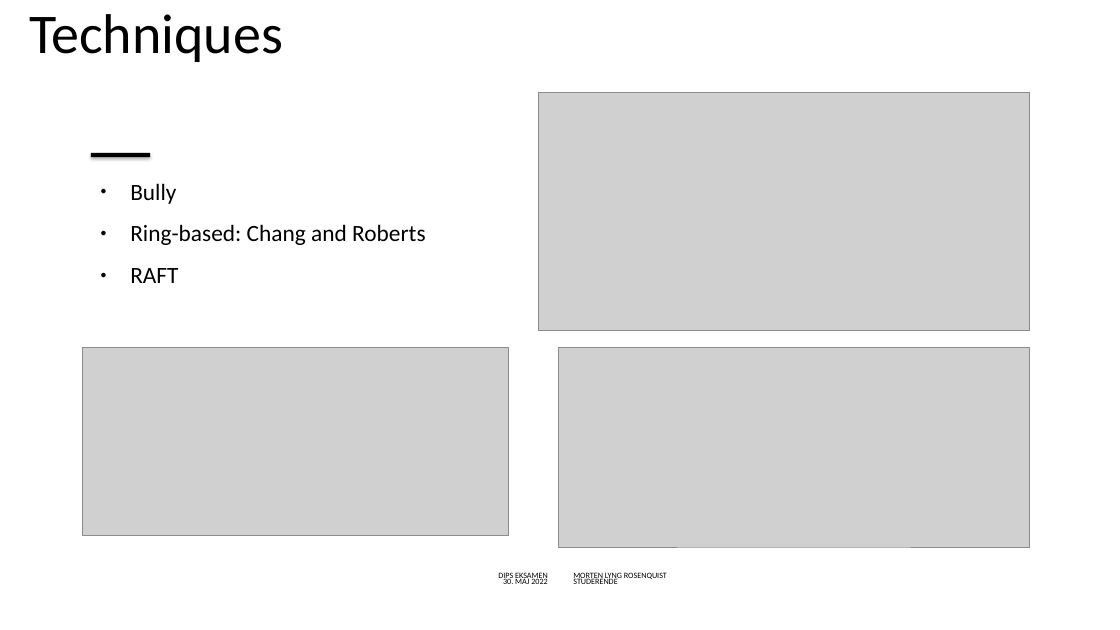
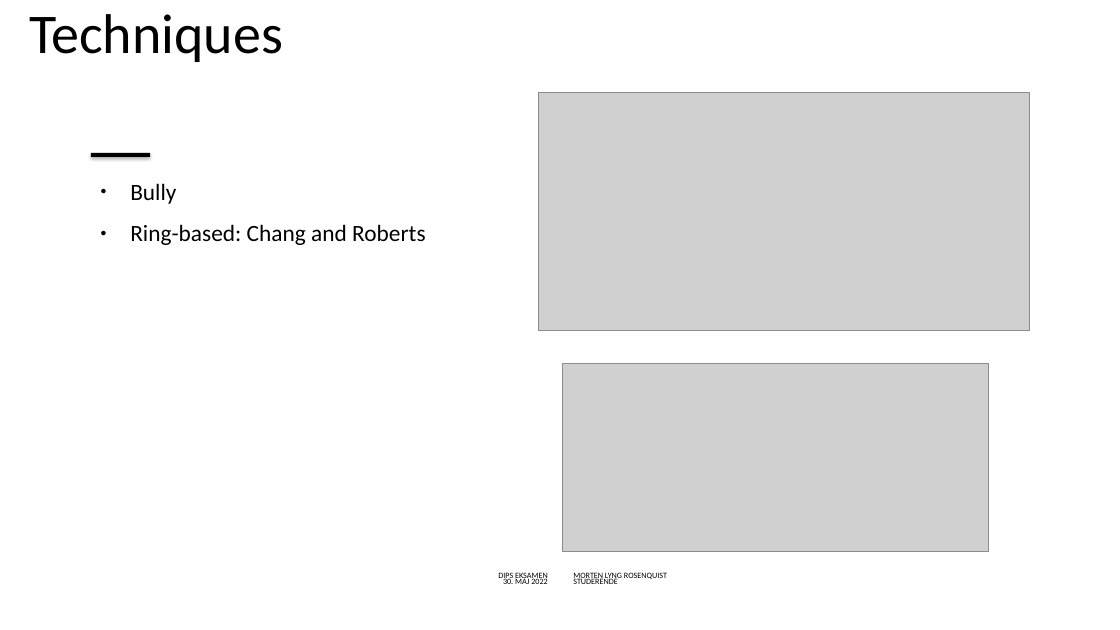
Before and after one commit to mlRosenquist/au-mlr-distributed-and-pervasive-systems, a slide deck: slide 9 of Præsentation.pptx. Drawn at 1120x630 pixels with LibreOffice and Linux fonts; fonts in the diff are those of the drawing; grey boxes stand for pictures; background and template pictures are left out. Boxes give left, top, right and bottom in pixels: in the first picture for what was removed or moved away, otherwise in the second. Text is boxed around its words. In the diff, an @@ line names an element or a change of style, - is before the commit and + after.

```diff
--- a/Præsentation.pptx
+++ b/Præsentation.pptx
@@ text at (130,268,178,283): paragraph removed @@
-● RAFT
@@ picture removed at (558,347,1029,547) @@
@@ picture: place and size @@
-picture at (82,347,508,535)
+picture at (562,364,988,552)
```
Also in this commit, not shown: 12 other slides changed.
